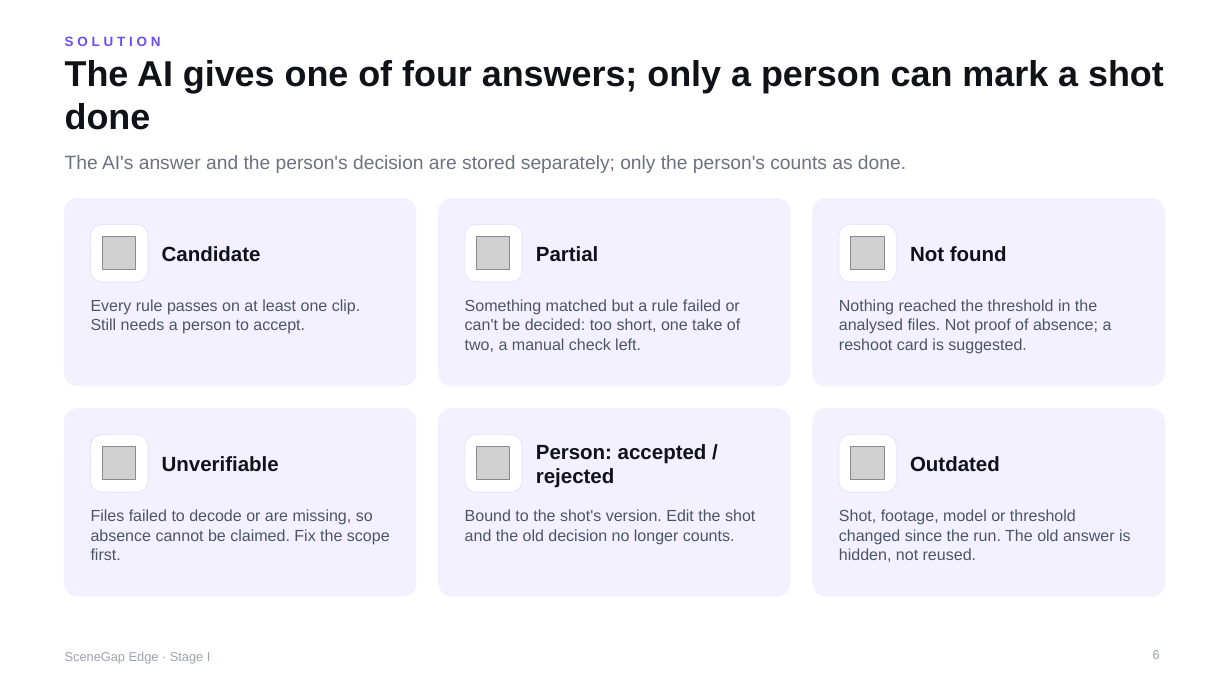
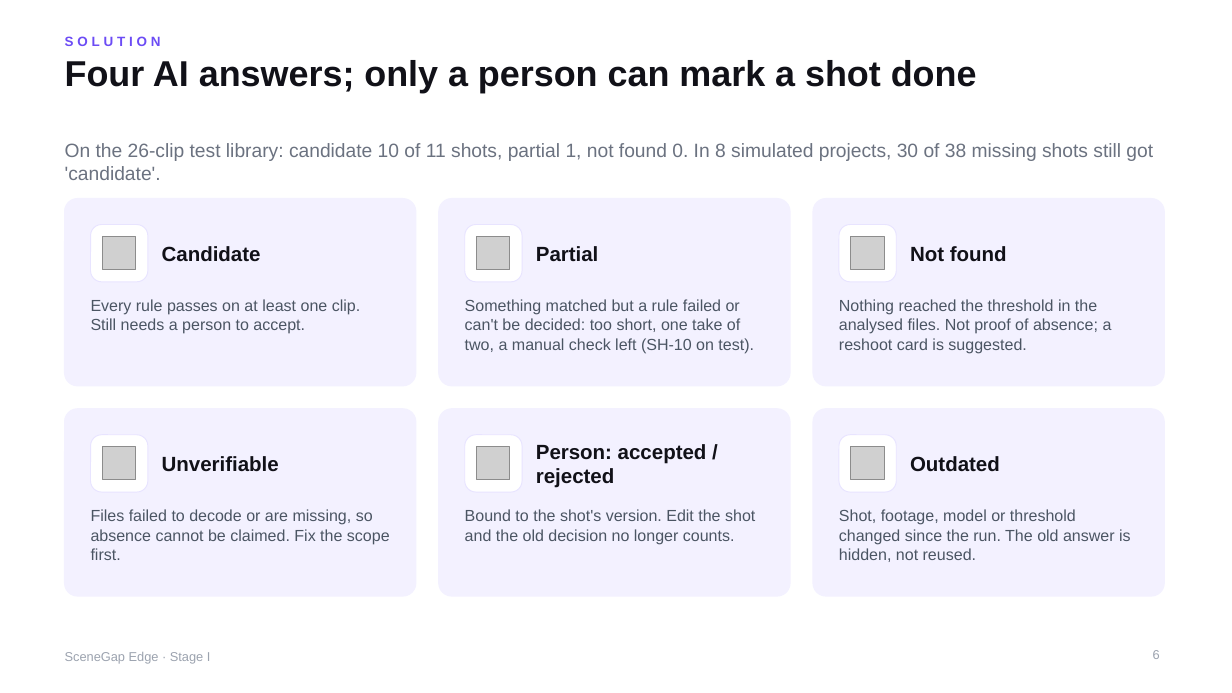
Before and after one commit to yu9bryan/scenegap-edge, a slide deck: slide 6 of docs/deck/SceneGapEdge_StageI_Proposal.pptx. Drawn at 1232x693 pixels with LibreOffice and Linux fonts; fonts in the diff are those of the drawing; grey boxes stand for pictures. Boxes give left, top, right and bottom in pixels: in the first picture for what was removed or moved away, otherwise in the second. Text is boxed around its words. In the diff, an @@ line names an element or a change of style, - is before the commit and + after.

```diff
--- a/docs/deck/SceneGapEdge_StageI_Proposal.pptx
+++ b/docs/deck/SceneGapEdge_StageI_Proposal.pptx
@@ title at [65,60,977,93]: text changed @@
-The AI gives one of four answers; only a person can mark a shot done
+Four AI answers; only a person can mark a shot done
@@ text at [65,143,1153,180]: text changed @@
-The AI's answer and the person's decision are stored separately; only the person's counts as done.
+On the 26-clip test library: candidate 10 of 11 shots, partial 1, not found 0. In 8 simulated projects, 30 of 38 missing shots still got 'candidate'.
@@ text at [465,299,754,354]: text changed @@
-Something matched but a rule failed or can't be decided: too short, one take of two, a manual check left.
+Something matched but a rule failed or can't be decided: too short, one take of two, a manual check left (SH-10 on test).
```
Also in this commit, not shown: 18 other slides changed, 9 slides added, 2 slides removed, 12 other files.
